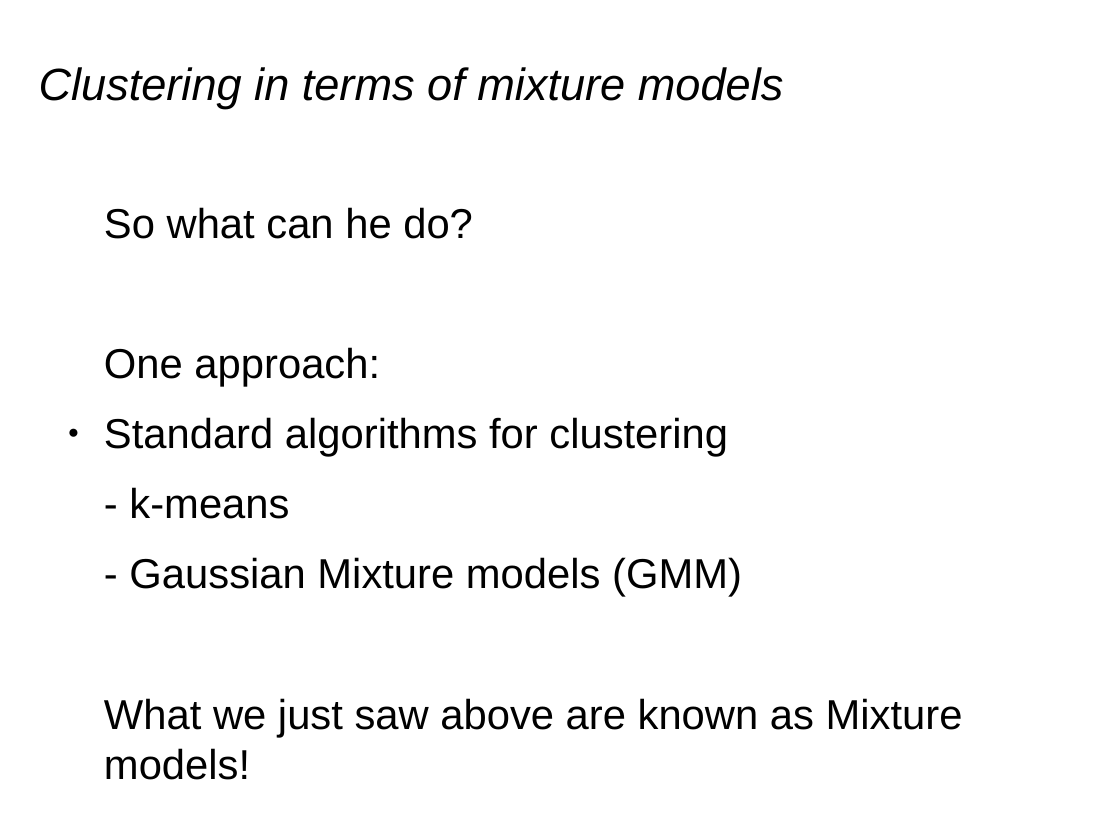
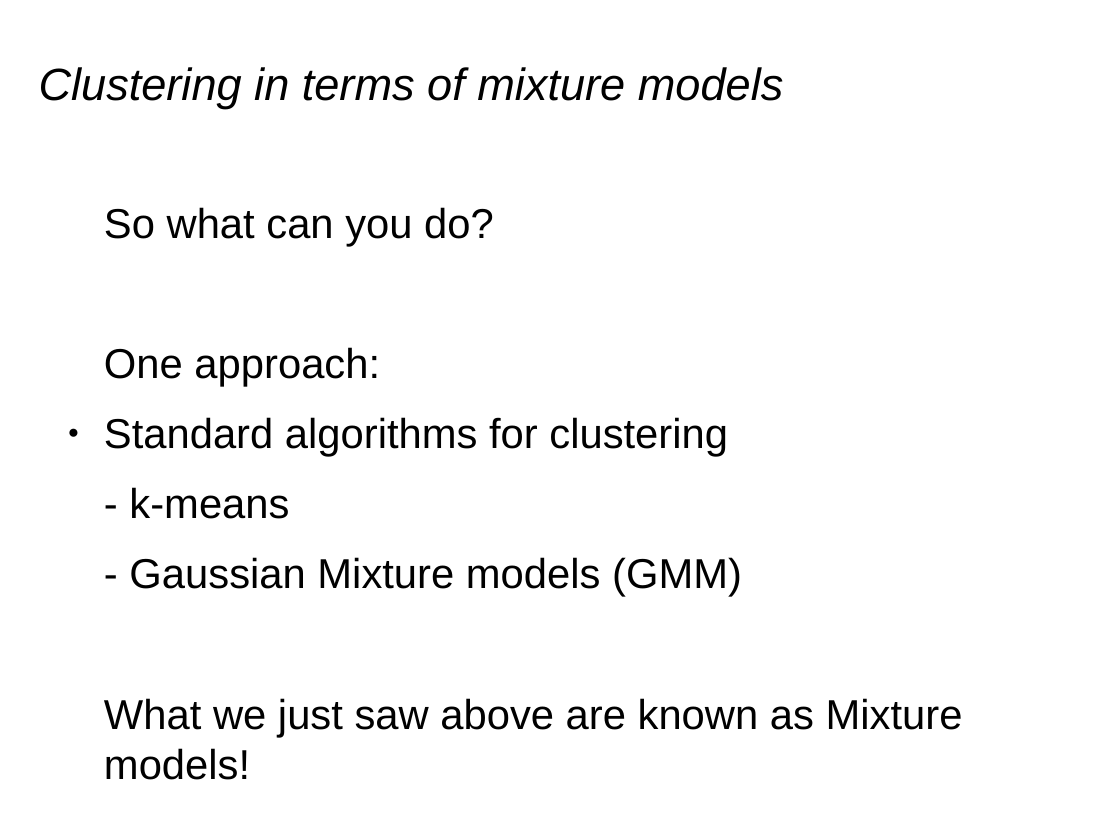
Before and after one commit to afcarl/Dirichlet_Processes, a slide deck: slide 13 of Dirichlet_process.odp (slide 3 before the commit). Drawn at 1120x840 pixels with LibreOffice and Linux fonts; fonts in the diff are those of the drawing. Boxes give left, top, right and bottom in pixels: in the first picture for what was removed or moved away, otherwise in the second. Text is boxed around its words. In the diff, an @@ line names an element or a change of style, - is before the commit and + after.

```diff
--- a/Dirichlet_process.odp
+++ b/Dirichlet_process.odp
@@ text at (104,207,494,247): text changed @@
-So what can he do?
+So what can you do?
```
Also in this commit, not shown: 4 other slides changed, 4 slides added, 1 slide removed.
